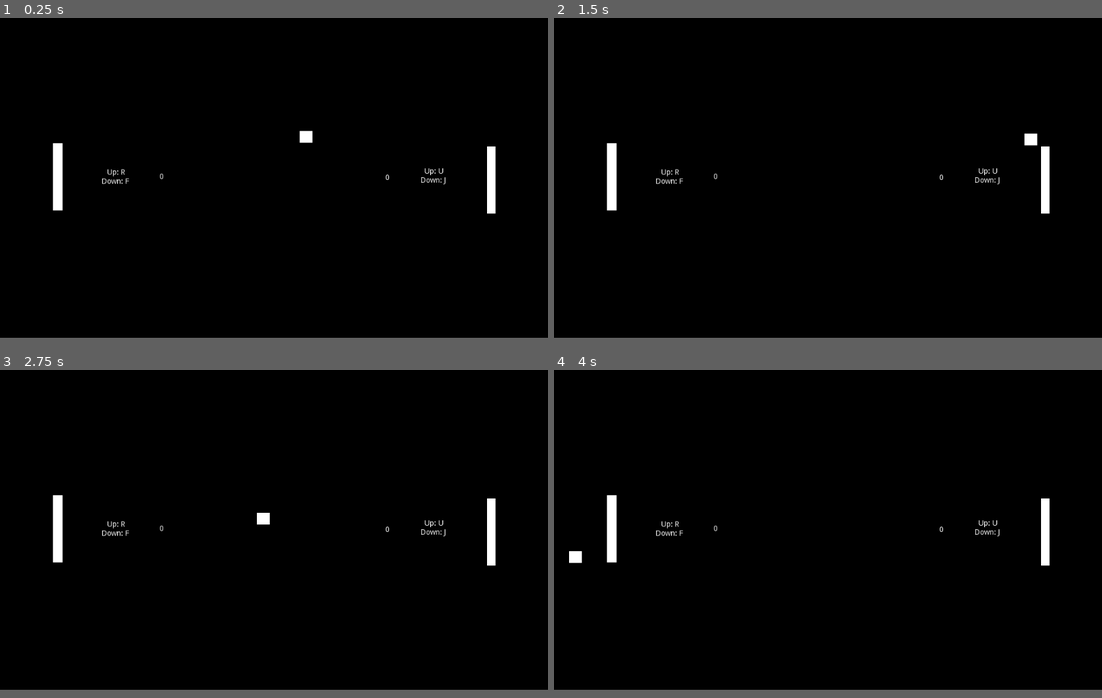
Above: before the commit, frames 1-4 (two rows, left to right).
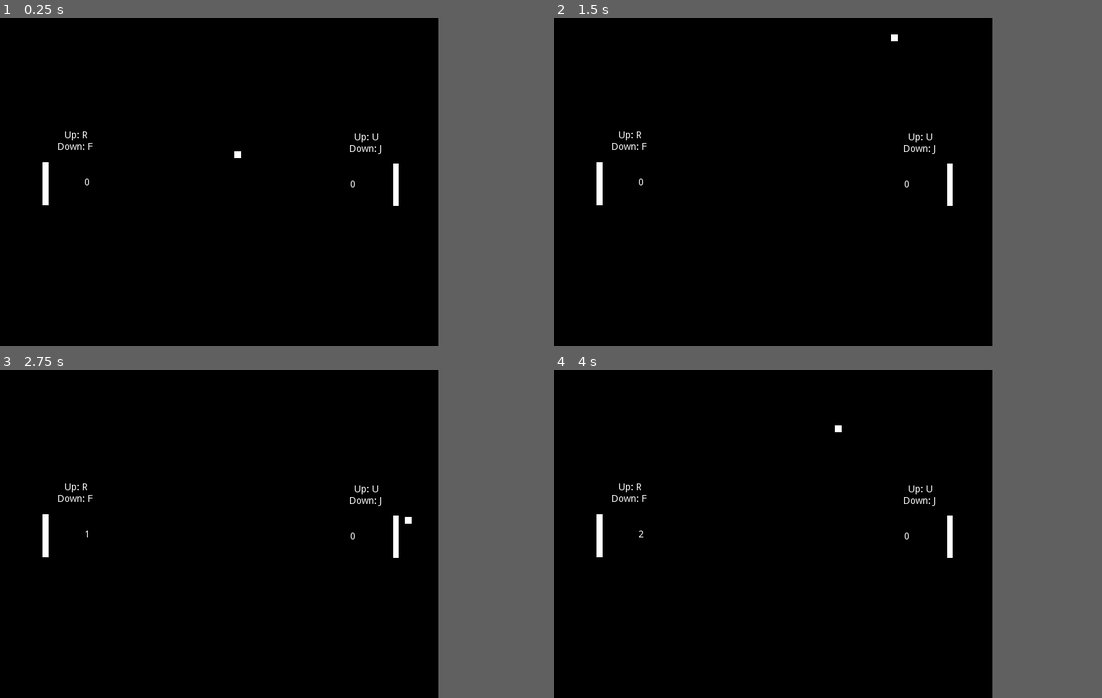
Above: after the commit, the same moments.

Repository: Boyquotes/pong-godot
Game: Godot game, scene res://scene/MainScreen2D.tscn
Same seed, same stepped clock (60 frames per second), same inputs: the game is played once before the commit and once after it.
Inputs:
- Up to frame 1 (0.25 s): no input
- Up to frame 2 (1.5 s): tap Enter at 0.5 s; hold Up (ui_up) 0.53-1.28 s; hold Down (ui_down) from 1.28 s (still down)
- Up to frame 3 (2.75 s): release Down (ui_down) at 2.03 s; hold Up (ui_up) from 2.03 s (still down)
- Up to frame 4 (4 s): release Up (ui_up) at 3.53 s; hold Down (ui_down) from 3.53 s (still down)
The window is 800x468 before the commit and 640x480 after it. Grey fills any space a smaller window leaves; there, only what the larger window draws over its background counts as a difference.

The runs differ from the first frame. In frame 1, 1.5% of the frame differs, in the area x 7-91%, y 34-60%; in frame 2, 1.5%; in frame 3, 1.5%; in frame 4, 1.5%.

Commit message:
Adding music without copyright

Diff:
--- a/source/project.godot
+++ b/source/project.godot
@@ -13,6 +13,13 @@
 config/name="Pong"
 run/main_scene="res://scene/MainScreen2D.tscn"
 config/icon="res://icon.png"
+
+[display]
+
+window/size/width=640
+window/size/height=480
+window/size/resizable=false
+window/size/borderless=true
 
 [gui]
 
--- a/source/scene/MainScreen2D.tscn
+++ b/source/scene/MainScreen2D.tscn
@@ -1,95 +1,95 @@
-[gd_scene load_steps=12 format=2]
+[gd_scene load_steps=13 format=2]
 
 [ext_resource path="res://texture/white.jpg" type="Texture" id=1]
 [ext_resource path="res://script/Player.gd" type="Script" id=2]
 [ext_resource path="res://script/Ball.gd" type="Script" id=3]
 [ext_resource path="res://script/MainScreen2D.gd" type="Script" id=4]
 [ext_resource path="res://texture/black.jpg" type="Texture" id=5]
+[ext_resource path="res://music/powerup.mp3" type="AudioStream" id=6]
 
 [sub_resource type="RectangleShape2D" id=1]
-extents = Vector2( 9.5, 63 )
+extents = Vector2( 4.5, 31.5 )
 
 [sub_resource type="RectangleShape2D" id=4]
-extents = Vector2( 10.5, 308 )
+extents = Vector2( 10.5, 252 )
 
 [sub_resource type="RectangleShape2D" id=5]
-extents = Vector2( 12, 306.5 )
+extents = Vector2( 11.5, 255.5 )
 
 [sub_resource type="RectangleShape2D" id=2]
-extents = Vector2( 523, 10 )
+extents = Vector2( 331.5, 10 )
 
 [sub_resource type="RectangleShape2D" id=3]
-extents = Vector2( 525.5, 10.5 )
+extents = Vector2( 329.25, 11.75 )
 
 [sub_resource type="RectangleShape2D" id=6]
-extents = Vector2( 12, 11 )
+extents = Vector2( 4.5, 5 )
 
 [node name="MainScreen2D" type="Node2D"]
 script = ExtResource( 4 )
 
 [node name="Sprite" type="Sprite" parent="."]
-position = Vector2( 510.5, 302.5 )
-scale = Vector2( 35.5938, 22.3438 )
+show_behind_parent = true
+position = Vector2( 323, 246 )
+scale = Vector2( 21.875, 17.5 )
 texture = ExtResource( 5 )
 
 [node name="Player1" type="KinematicBody2D" parent="." groups=["antiBall"]]
-position = Vector2( 108, 298 )
+position = Vector2( 67, 242 )
 script = ExtResource( 2 )
 key_move_up = "keyboard_r"
 key_move_down = "keyboard_f"
 
 [node name="Sprite" type="Sprite" parent="Player1"]
-position = Vector2( -2.6226e-06, 0 )
-scale = Vector2( 0.5625, 3.9375 )
+scale = Vector2( 0.28125, 1.96875 )
 texture = ExtResource( 1 )
 
 [node name="CollisionShape2D" type="CollisionShape2D" parent="Player1"]
-position = Vector2( -0.5, 0 )
 shape = SubResource( 1 )
 
 [node name="EndSideLeft" type="StaticBody2D" parent="."]
 
 [node name="CollisionShape2D" type="CollisionShape2D" parent="EndSideLeft" groups=["EndSideLeft"]]
-position = Vector2( 0.5, 298 )
+position = Vector2( 0.5, 242 )
 shape = SubResource( 4 )
 
 [node name="EndSideRight" type="StaticBody2D" parent="."]
 
 [node name="CollisionShape2D" type="CollisionShape2D" parent="EndSideRight" groups=["EndSideRight"]]
-position = Vector2( 1023, 300.5 )
+position = Vector2( 640.5, 245.5 )
 shape = SubResource( 5 )
 
 [node name="EndSideTop" type="StaticBody2D" parent="."]
 
 [node name="Up" type="CollisionShape2D" parent="EndSideTop"]
-position = Vector2( 513, 0 )
+position = Vector2( 321.5, 0 )
 shape = SubResource( 2 )
 
 [node name="Down" type="CollisionShape2D" parent="EndSideTop"]
-position = Vector2( 512.5, 599.5 )
+position = Vector2( 322.75, 483.75 )
 shape = SubResource( 3 )
 
 [node name="Ball" type="KinematicBody2D" parent="."]
-position = Vector2( 512, 303 )
+position = Vector2( 317, 240 )
 script = ExtResource( 3 )
 
 [node name="Sprite" type="Sprite" parent="Ball"]
-position = Vector2( -7.62939e-06, -9.53674e-06 )
-scale = Vector2( 0.75, 0.687501 )
+position = Vector2( -1.78814e-05, 1.90735e-06 )
+scale = Vector2( 0.3125, 0.3125 )
 texture = ExtResource( 1 )
 
 [node name="CollisionShape2D" type="CollisionShape2D" parent="Ball"]
 shape = SubResource( 6 )
 
 [node name="Player2" type="KinematicBody2D" parent="." groups=["antiBall"]]
-position = Vector2( 918, 304 )
+position = Vector2( 578, 244 )
 script = ExtResource( 2 )
 key_move_up = "keyboard_u"
 key_move_down = "keyboard_j"
 
 [node name="Sprite" type="Sprite" parent="Player2"]
-position = Vector2( 1.52588e-05, 0 )
-scale = Vector2( 0.500001, 3.9375 )
+position = Vector2( -1.0252e-05, -9.53674e-07 )
+scale = Vector2( 0.249998, 1.9375 )
 texture = ExtResource( 1 )
 
 [node name="CollisionShape2D" type="CollisionShape2D" parent="Player2"]
@@ -98,41 +98,44 @@
 [node name="Records" type="Node" parent="."]
 
 [node name="Player1" type="Label" parent="Records"]
-margin_left = 257.0
-margin_top = 274.0
-margin_right = 348.0
-margin_bottom = 323.0
+margin_left = 82.0
+margin_top = 217.0
+margin_right = 173.0
+margin_bottom = 266.0
 text = "0"
 align = 1
 valign = 1
 uppercase = true
 
 [node name="Player2" type="Label" parent="Records"]
-margin_left = 679.0
-margin_top = 276.0
-margin_right = 770.0
-margin_bottom = 325.0
+margin_left = 470.0
+margin_top = 220.0
+margin_right = 561.0
+margin_bottom = 269.0
 text = "0"
 align = 1
 valign = 1
 uppercase = true
 
 [node name="ControlPlayer1" type="Label" parent="."]
-margin_left = 188.0
-margin_top = 279.0
-margin_right = 247.0
-margin_bottom = 319.0
+margin_left = 82.0
+margin_top = 161.0
+margin_right = 141.0
+margin_bottom = 201.0
 text = "Up: R
 Down: F "
 align = 1
 valign = 1
 
 [node name="ControlPlayer2" type="Label" parent="."]
-margin_left = 782.0
-margin_top = 277.0
-margin_right = 841.0
-margin_bottom = 317.0
+margin_left = 506.0
+margin_top = 164.0
+margin_right = 565.0
+margin_bottom = 204.0
 text = "Up: U
 Down: J "
 align = 1
 valign = 1
+
+[node name="AudioStreamPlayer2D" type="AudioStreamPlayer2D" parent="."]
+stream = ExtResource( 6 )
--- a/source/script/Ball.gd
+++ b/source/script/Ball.gd
@@ -5,7 +5,7 @@
 # var a = 2
 # var b = "text"
 
-export (int) var velocity_speed = 8
+export (int) var velocity_speed = 4
 var velocity = Vector2.ZERO
 var object_collision = null
 var object_name = null
@@ -40,9 +40,6 @@
 		if velocity.y >= 100:
 			velocity.y /= (randi() % 5) + 1
 
-		print("Ball move position: ", velocity)
-		print("Ball speed: ", velocity_speed)
-
 		object_name = object_collision.get_collider().name
 		var textnumber = null
 
@@ -56,14 +53,12 @@
 			textnumber += 1
 			get_parent().get_node("Records/Player1").text = String(textnumber);
 
-			set_position(Vector2(512, 303))
 			velocity.x *= -1
 		elif((object_name == "EndSideLeft")):
 			textnumber = get_parent().get_node("Records/Player2").text.to_int()
 			textnumber += 1
 			get_parent().get_node("Records/Player2").text = String(textnumber);
 
-			set_position(Vector2(512, 303))
 			velocity.x *= -1
 
 	pass
--- a/source/script/MainScreen2D.gd
+++ b/source/script/MainScreen2D.gd
@@ -1,3 +1,10 @@
+
+# The music used in this game has not copyright
+#
+# Thanks to Jeremy Blake
+# Jeremy Blake - Powerup! ♫ NO COPYRIGHT 8-bit Music
+# https://www.youtube.com/watch?v=l7SwiFWOQqM&ab_channel=FreeMusic
+
 extends Node2D
 
 
@@ -19,6 +26,7 @@
 
 # Called when the node enters the scene tree for the first time.
 func _ready():
+	$AudioStreamPlayer2D.play()
 	pass
 
 # Called every frame. 'delta' is the elapsed time since the previous frame.
--- a/source/script/Player.gd
+++ b/source/script/Player.gd
@@ -20,7 +20,7 @@
 
 	if(object_collision != null):
 		if(object_collision.get_collider().name == "EndSideTop"):
-			velocity.y *= -1
+			velocity.y = 0
 
 	if(abs(velocity.y) >= 100):
 		velocity.y /= 2
Not shown, added: source/music/powerup.mp3
